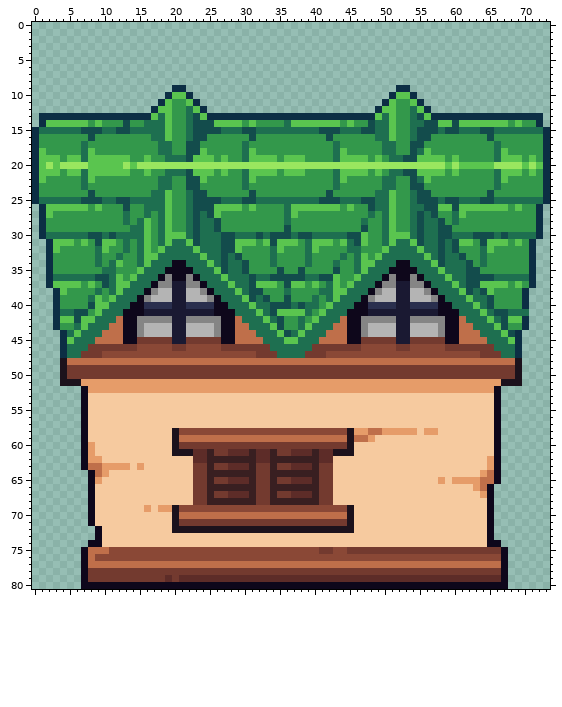
Two versions of one pixel-art file, assets/objects/buildings/assets/house_2.ase. The picture above is the old version.
74x81 pixels, 1 frame.
After:
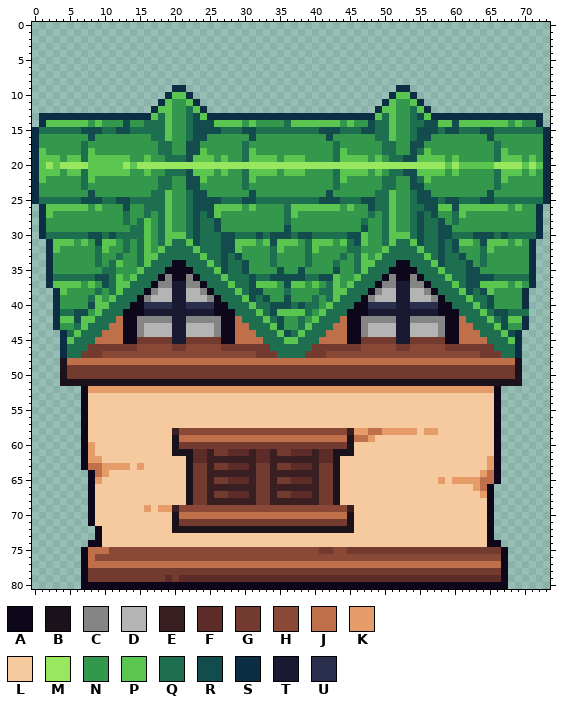
Palette (. is transparent): A #0e071b  B #1c121c  C #858585  D #b4b4b4  E #391f21  F #5d2c28  G #733a2f  H #8a4836  J #bf6f4a  K #e69c69  L #f6ca9f  M #99e65f  N #33984b  P #5ac54f  Q #1e6f50  R #134c4c  S #0c2e44  T #1a1932  U #2a2f4e
Edits made:
layer "outline" added
Layer "outline":
y 51: x 7..66 KKKKKKKKKKKKKKKKKKKKKKKKKKKKKKKKKKKKKKKKKKKKKKKKKKKKKKKKKKKK -> BBBBBBBBBBBBBBBBBBBBBBBBBBBBBBBBBBBBBBBBBBBBBBBBBBBBBBBBBBBB
y 58: x 20 B -> E; x 45 B -> E
y 62..68: x 22 L -> B; x 43 L -> B
y 69: x 20 B -> E; x 45 B -> E
Where, in picture pixels (left, top, right, bottom), the same in both pictures:
changed: (81, 379, 501, 386)
changed: (172, 428, 193, 512)
changed: (333, 428, 354, 512)
